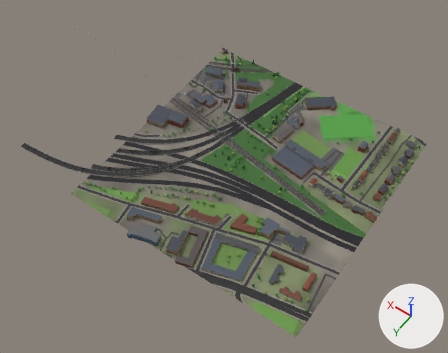
What one commit did to the glTF model glasgow-subway/data/city/city_3_7.glb.
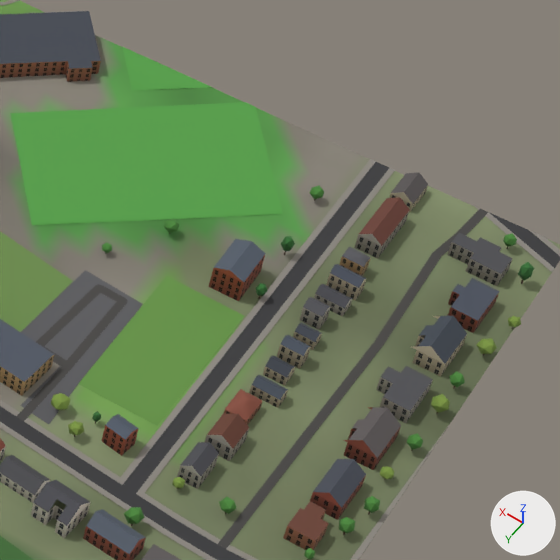
The first picture shows the older version from a camera (50 mm lens) standing at (-2244.0, -598.0, 960.0) and looking at (-1785.0, -1241.0, -50.0). The close-ups show the older and then the newer version on the part from 71% to 95% of the width and 27% to 58% of the height of that picture. Only the edits that show in the close-ups are written down. The lights are fixed; the arrows at lower right show +X, +Y and +Z. Where no turn or scale is listed for an object, it has been applied to the vertices. Vertices at exactly the same position are counted once.

Before the edit, the objects in view are built like this:
```python
me_buildings_3_7 = bpy.data.meshes.new('buildings_3_7')
me_buildings_3_7.from_pydata(...)  # 1670 vertices, 2115 faces; spans x -254.0..254.0, y -258.0..258.0, z -12.0..12.0
# faces by material slot: [758, 24, 1333]
me_buildings_3_7.materials.append(mat_mat_wall_stone)
me_buildings_3_7.materials.append(mat_mat_wall_glass)
me_buildings_3_7.materials.append(mat_mat_wall_plain)
me_green_3_7 = bpy.data.meshes.new('green_3_7')
me_green_3_7.from_pydata(...)  # 549 vertices, 610 faces; spans x -250.0..250.0, y -250.0..250.0, z -5.0..5.0
me_green_3_7.materials.append(mat_mat_green)
me_terrain_3_7 = bpy.data.meshes.new('terrain_3_7')
me_terrain_3_7.from_pydata(...)  # 2601 vertices, 5000 faces; spans x -250.0..250.0, y -250.0..250.0, z -7.0..7.0
me_terrain_3_7.materials.append(mat_mat_green)
ob_buildings_3_7 = bpy.data.objects.new('buildings_3_7', me_buildings_3_7)
ob_buildings_3_7.location = (-1847.0, -1245.8, 22.8)
ob_green_3_7 = bpy.data.objects.new('green_3_7', me_green_3_7)
ob_green_3_7.location = (-1850.0, -1250.0, 16.2)
ob_terrain_3_7 = bpy.data.objects.new('terrain_3_7', me_terrain_3_7)
ob_terrain_3_7.location = (-1850.0, -1250.0, 17.5)
# also in view: 'roads_3_7' at (-1768.0, -1250.0, 17.0)
```
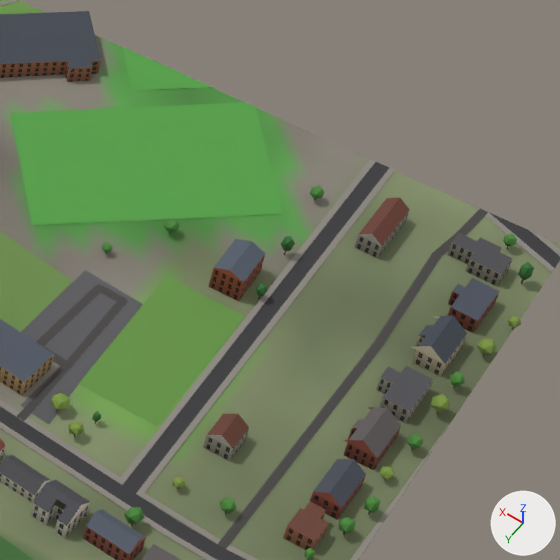
Diff of the bpy script that builds the scene:
```diff
--- a/glasgow-subway/data/city/city_3_7.glb.py
+++ b/glasgow-subway/data/city/city_3_7.glb.py
@@ me_buildings_3_7 @@
 # used by ob_buildings_3_7; location = (-1847.0, -1245.8, 22.8)
-me_buildings_3_7.from_pydata(...)  # 1670 vertices, 2115 faces; spans x -254.0..254.0, y -258.0..258.0, z -12.0..12.0
+me_buildings_3_7.from_pydata(...)  # 920 vertices, 1128 faces; spans x -254.0..254.0, y -258.0..258.0, z -12.0..12.0
+# me_buildings_3_7 part 1: 18 loose pieces with 290 vertices, spanning x -197.0..246.0, y -252.0..-69.0, z -10.0..8.0, are deleted
+# other edits to the shape of me_buildings_3_7 do not show in these pictures
 me_buildings_3_7.materials.append(mat_mat_wall_stone)
```

Boxes (x1, y1, x2, y2) around the edits, measured in the close-ups (560 x 560 px):
part 1 of me_buildings_3_7, deleted: before (102, 172, 428, 489)
